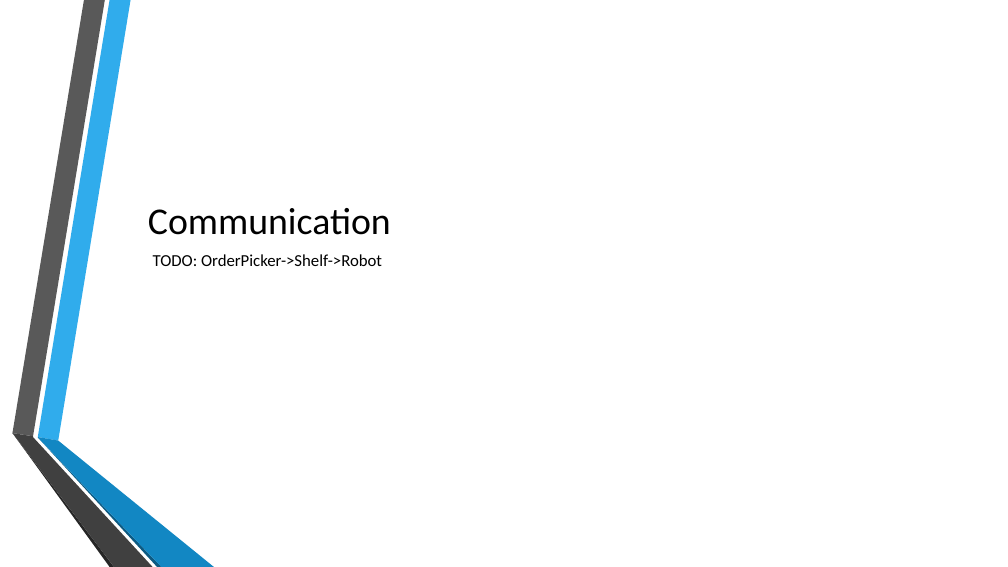
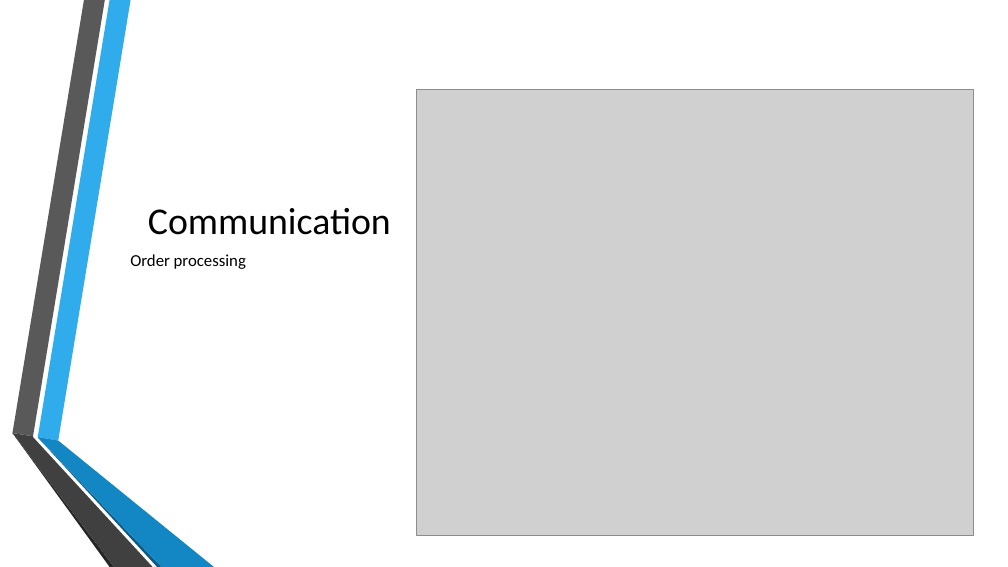
Before and after one commit to autarchprinceps/Multiagent-Warehouse, a slide deck: slide 5 of Documentation/Präsentation.pptx. Drawn at 1008x567 pixels with LibreOffice and Linux fonts; fonts in the diff are those of the drawing; grey boxes stand for pictures; background and template pictures are left out. Boxes give left, top, right and bottom in pixels: in the first picture for what was removed or moved away, otherwise in the second. Text is boxed around its words. In the diff, an @@ line names an element or a change of style, - is before the commit and + after.

```diff
--- a/Documentation/Präsentation.pptx
+++ b/Documentation/Präsentation.pptx
@@ picture added at [417,89,973,536] @@
@@ text at [130,254,246,269]: text changed @@
-TODO: OrderPicker->Shelf->Robot
+Order processing
```
Also in this commit, not shown: 3 other slides changed, 2 slides added, 3 other files.
